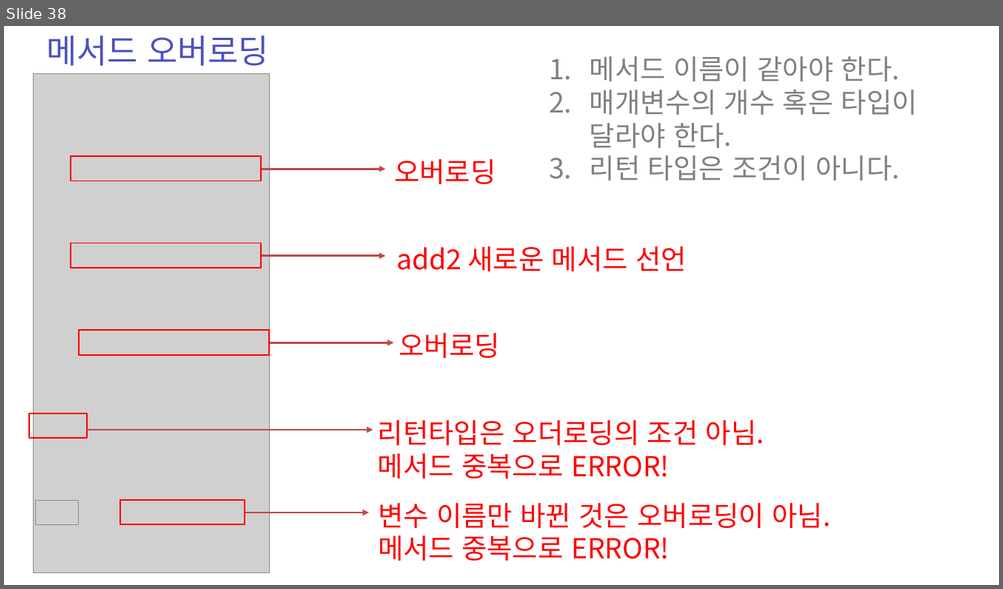
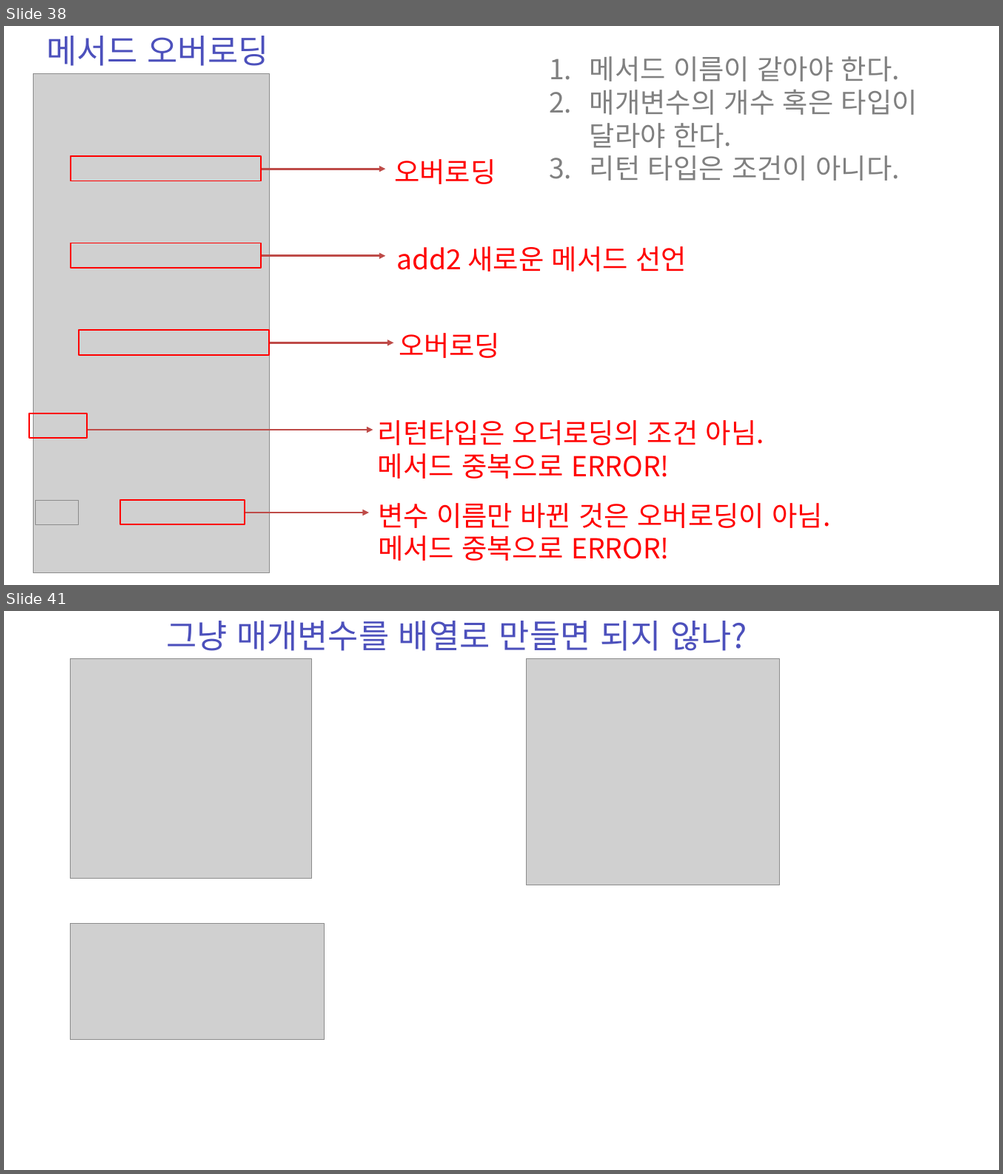
Before and after one commit to zest132/JavaLecture, a slide deck: JavaLecture/LectureFile/java 6강.pptx. Shown one above the other, each under a label of ours: slide 38 before the commit, slides 38 and 41 after it; the slides between them are not shown. The pictures are 1003x589 and 1003x1174 pixels, drawn with LibreOffice and Linux fonts; fonts in the diff are those of the drawing; grey boxes stand for pictures. Boxes give left, top, right and bottom in pixels: in the first picture for what was removed or moved away, otherwise in the second. Text is boxed around its words. In the diff, an @@ line names an element or a change of style, - is before the commit and + after.

```diff
--- a/JavaLecture/LectureFile/java 6강.pptx
+++ b/JavaLecture/LectureFile/java 6강.pptx
@@ slide 41 added at (x1=4, y1=611, x2=999, y2=1170), background #FFFFFF @@
@@ text added at (x1=166, y1=621, x2=747, y2=651), 48 pt, text #4C50BC @@
+그냥 매개변수를 배열로 만들면 되지 않나?
@@ picture added at (x1=70, y1=659, x2=311, y2=879) @@
@@ picture added at (x1=526, y1=659, x2=779, y2=886) @@
@@ picture added at (x1=70, y1=924, x2=324, y2=1039) @@
```
Also in this commit, not shown: 3 slides changed, 4 other slides added, 3 slides removed, 15 other files.
